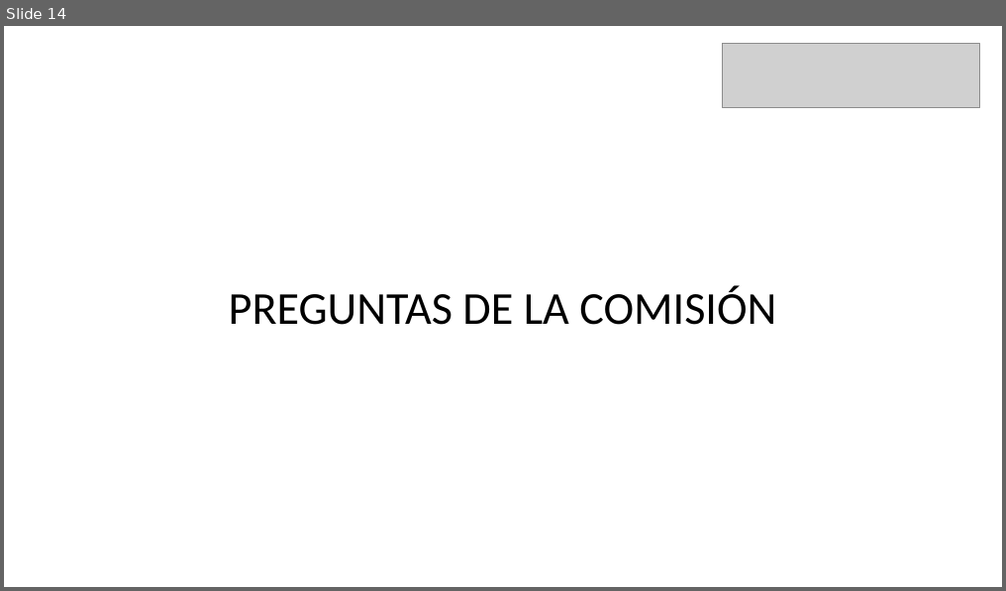
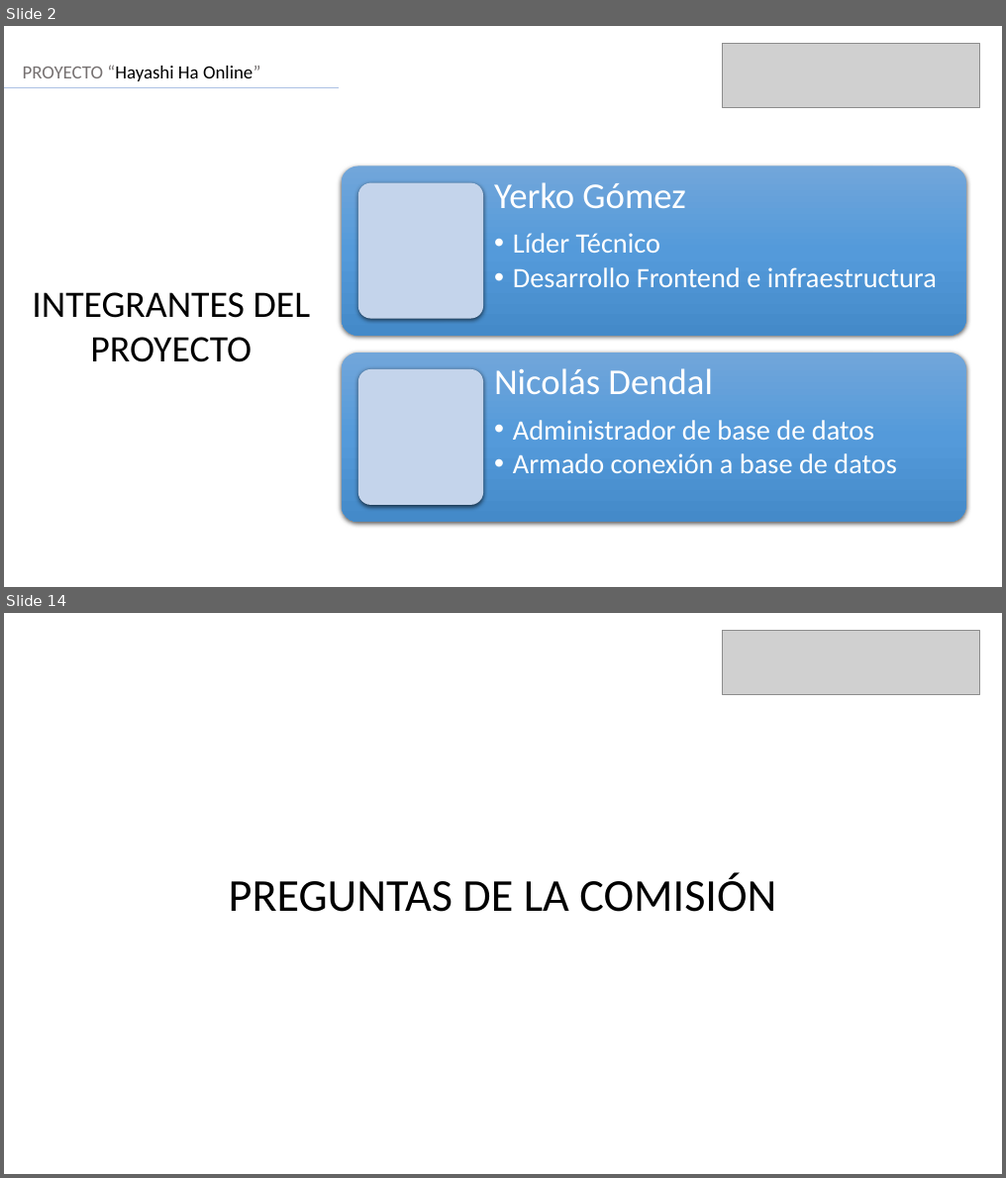
Before and after one commit to Ceidima/2025_PO_Capstone_708D_Grupo_6, a slide deck: Fase 3/Evidencias Proyecto/Formato Presentación final.pptx. Shown one above the other, each under a label of ours: slide 14 before the commit, slides 2 and 14 after it; the slides between them are not shown. The pictures are 1006x591 and 1006x1178 pixels, drawn with LibreOffice and Linux fonts; fonts in the diff are those of the drawing; grey boxes stand for pictures. Boxes give left, top, right and bottom in pixels: in the first picture for what was removed or moved away, otherwise in the second. Text is boxed around its words. In the diff, an @@ line names an element or a change of style, - is before the commit and + after.

```diff
--- a/Fase 3/Evidencias Proyecto/Formato Presentación final.pptx
+++ b/Fase 3/Evidencias Proyecto/Formato Presentación final.pptx
@@ slide 2 added at box(4, 26, 1002, 587), background #FFFFFF @@
@@ picture added at box(722, 43, 979, 107) @@
@@ text added at box(23, 65, 260, 81), 18 pt, text #000000 @@
+PROYECTO “Hayashi Ha Online”
@@ line added from (4, 88) to (339, 88), #ABC0E4 1.25 pt @@
@@ text added at box(32, 292, 311, 363), 36 pt, text #000000 @@
+INTEGRANTES DEL PROYECTO
@@ group added at box(342, 166, 966, 522): 4 rounded rectangles, 2 texts @@
+Yerko Gómez
+  • Líder Técnico
+  • Desarrollo Frontend e infraestructura
+Nicolás Dendal
+  • Administrador de base de datos
+  • Armado conexión a base de datos
```
Also in this commit, not shown: 12 slides changed, 1 slide removed, 2 other files.
